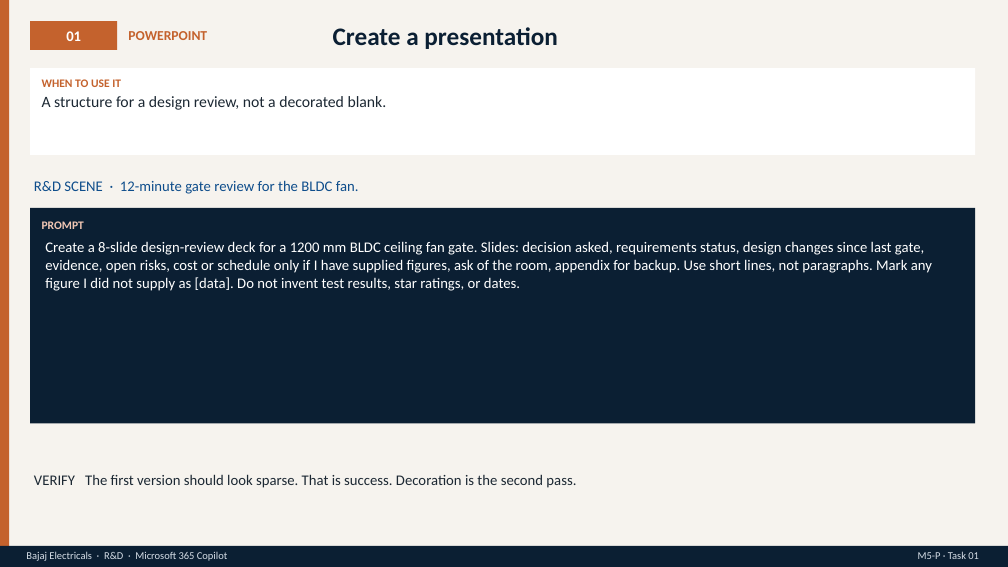
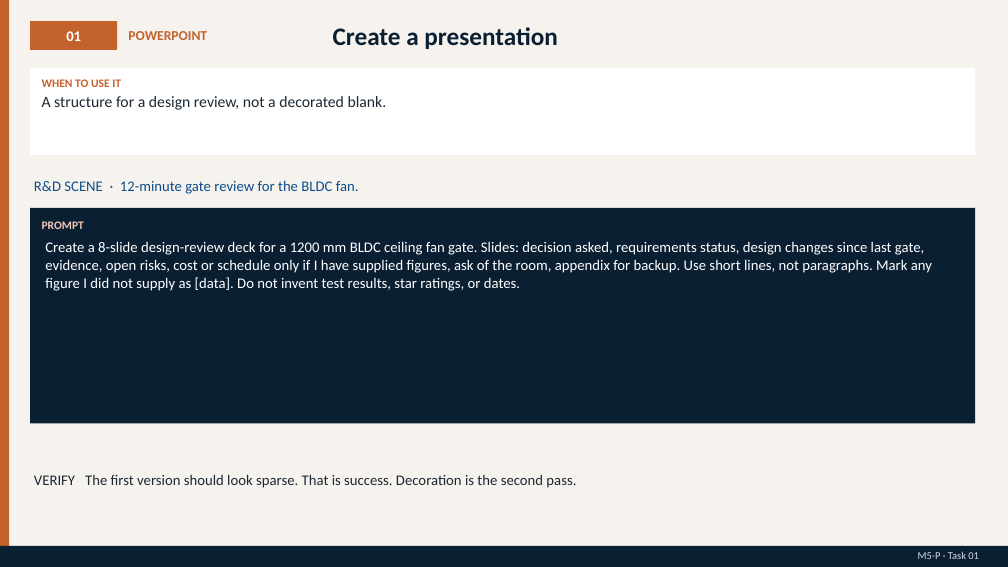
Before and after one commit to vikash-verma-profile/copiolot-bajaj-Tech, a slide deck: slide 58 of content/Copilot.pptx. Drawn at 1008x567 pixels with LibreOffice and Linux fonts; fonts in the diff are those of the drawing. Boxes give left, top, right and bottom in pixels: in the first picture for what was removed or moved away, otherwise in the second. Text is boxed around its words. In the diff, an @@ line names an element or a change of style, - is before the commit and + after.

```diff
--- a/content/Copilot.pptx
+++ b/content/Copilot.pptx
@@ text removed at bbox=[26, 551, 227, 561] @@
-Bajaj Electricals · R&D · Microsoft 365 Copilot
```
Also in this commit, not shown: 67 other slides changed, 32 slides added, 8 other files.
